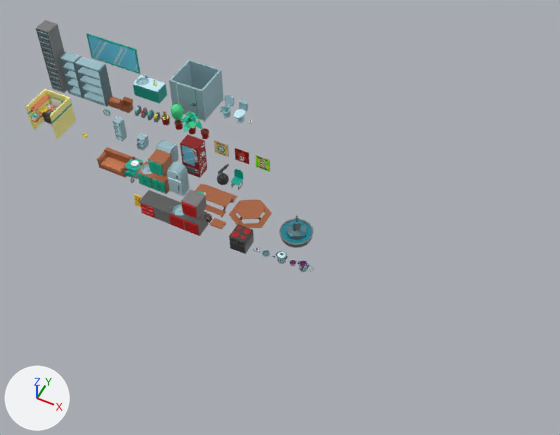
A saved change to the Blender file Assets/Blender/Office Game Props.blend.
Camera for both pictures: a 50 mm camera at (39.5, -43.2, 68.7) aimed at (12.8, 10.3, 1.8). Every picture has the same lights, and +X, +Y and +Z are marked at lower left.

Objects in the first picture: 'Bathroom_Mirror', 'Bathroom_Stall', 'Breakroom_Couch', 'Breakroom_Fridge', 'C_Food Bench', 'C_Food Bench Circle', 'Cubicle', 'D_Archive Shelf', 'D_Archive Shelf Small', 'D_Fountain', 'D_Server Tower', 'Vending Machine'.
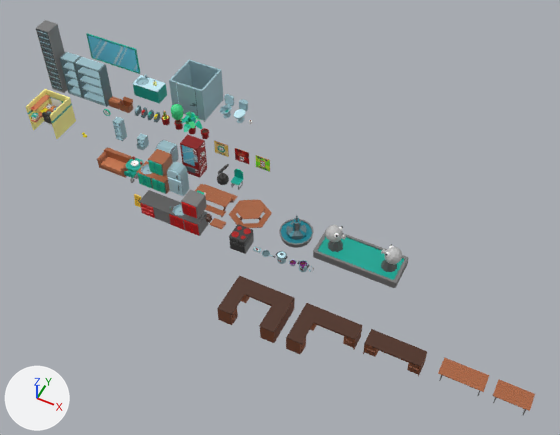
Pixel boxes (x1, y1, x2, y2) of what changed, in the pictures (560 x 435 px):
'D_Fountain 1', added: after (313, 225, 409, 288)
'D_Desk U', added (brown): after (217, 275, 295, 343)
'D_Desk L', added (brown): after (286, 303, 362, 354)
'D_Desk', added (brown): after (363, 329, 427, 377)
'D_Table 2', added (brown): after (438, 357, 489, 396)
'D_Table 1', added (brown): after (493, 379, 535, 415)

Edits to the bpy script that builds the scene:
```text
Add me_cube_072:
    me_cube_072.from_pydata(...)  # 242 vertices, 228 faces; spans x -3.3..3.3, y -4.2..0.6, z 0.0..2.1
    me_cube_072.materials.append(mat_texture)  # picture img_texture_test_11_png
Add me_cube_071:
    me_cube_071.from_pydata(...)  # 193 vertices, 182 faces; spans x -3.3..3.0, y -4.2..0.6, z 0.0..2.1
    me_cube_071.materials.append(mat_texture)  # picture img_texture_test_11_png
Add me_cube_070:
    me_cube_070.from_pydata(...)  # 148 vertices, 139 faces; spans x -3.0..3.0, y -1.3..0.6, z 0.0..2.1
    me_cube_070.materials.append(mat_texture)  # picture img_texture_test_11_png
Add me_cube_067:
    me_cube_067.from_pydata(...)  # 800 vertices, 823 faces; spans x -5.0..5.0, y -2.0..2.0, z 0.0..3.83
    me_cube_067.materials.append(mat_texture)  # picture img_texture_test_11_png
Add me_cube_066:
    me_cube_066.from_pydata(...)  # 184 vertices, 198 faces; spans x -2.3..2.3, y -1.0..1.0, z 0.0..1.7
    me_cube_066.materials.append(mat_texture)  # picture img_texture_test_11_png
Add me_cube_064:
    me_cube_064.from_pydata(...)  # 184 vertices, 198 faces; spans x -1.8..1.8, y -1.0..1.0, z 0.0..1.7
    me_cube_064.materials.append(mat_texture)  # picture img_texture_test_11_png
Add ob_d_desk_u:
    ob_d_desk_u = bpy.data.objects.new('D_Desk U', me_cube_072)
    ob_d_desk_u.location = (16.0, 0.0, 0.0)
    ob_d_desk_u.visible_shadow = False
Add ob_d_desk_l:
    ob_d_desk_l = bpy.data.objects.new('D_Desk L', me_cube_071)
    ob_d_desk_l.location = (24.0, 0.0, 0.0)
    ob_d_desk_l.visible_shadow = False
Add ob_d_desk:
    ob_d_desk = bpy.data.objects.new('D_Desk', me_cube_070)
    ob_d_desk.location = (31.0, 0.0, 0.0)
    ob_d_desk.visible_shadow = False
Add ob_d_fountain_1:
    ob_d_fountain_1 = bpy.data.objects.new('D_Fountain 1', me_cube_067)
    ob_d_fountain_1.location = (23.0, 10.0, 0.0)
    ob_d_fountain_1.visible_shadow = False
Add ob_d_table_2:
    ob_d_table_2 = bpy.data.objects.new('D_Table 2', me_cube_066)
    ob_d_table_2.location = (38.0, 0.0, 0.0)
    ob_d_table_2.visible_shadow = False
Add ob_d_table_1:
    ob_d_table_1 = bpy.data.objects.new('D_Table 1', me_cube_064)
    ob_d_table_1.location = (43.0, 0.0, 0.0)
    ob_d_table_1.visible_shadow = False
```
